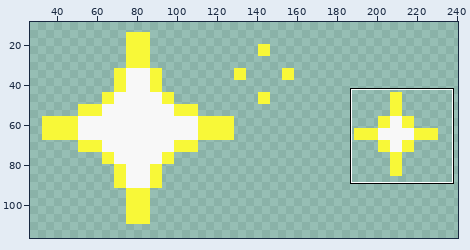
Two states of a sprite sheet, sparklesmall.png. The picture above shows the old version from afar; the outline marks the close-up.
Close-up. As it was:
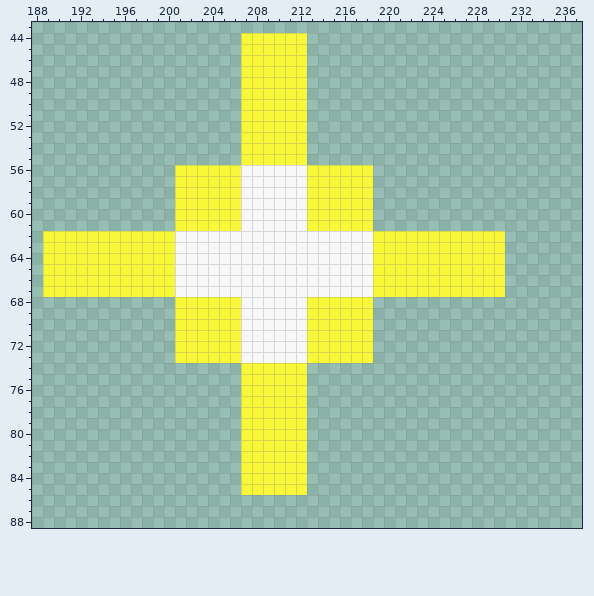
The file is 288x288 pixels. Shown: x 188..237, y 43..88. The old version is drawn lined up with the new one, on the new canvas. The wide view leaves out empty margins. The commit also changed other parts of the picture, which this record leaves out.
After:
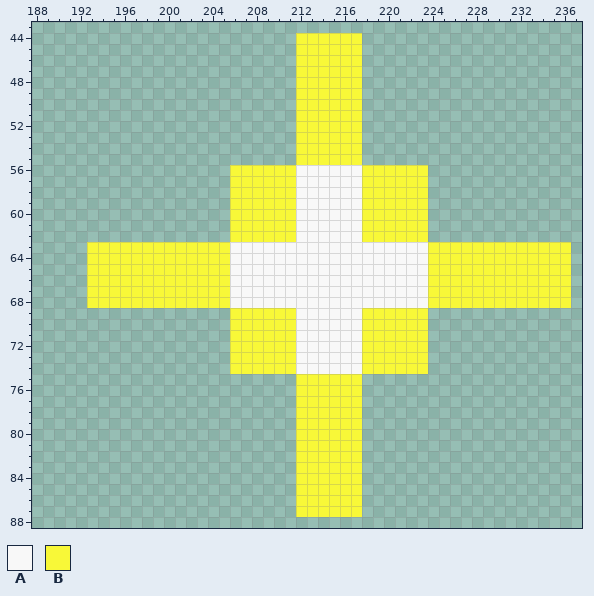
Palette (. is transparent): A #f8f8f8  B #f8f838
From old to new:
canvas 288x288 -> 300x300, the old top-left corner now at 3,-16 (the part of the old canvas that was cut away was empty and is not shown)
@@ x 188..237 @@
 43 ..................................................
-44 ...................BBBBBB.........................
-45 ...................BBBBBB.........................
-46 ...................BBBBBB.........................
-47 ...................BBBBBB.........................
-48 ...................BBBBBB.........................
-49 ...................BBBBBB.........................
-50 ...................BBBBBB.........................
-51 ...................BBBBBB.........................
-52 ...................BBBBBB.........................
-53 ...................BBBBBB.........................
-54 ...................BBBBBB.........................
-55 ...................BBBBBB.........................
-56 .............BBBBBBAAAAAABBBBBB...................
-57 .............BBBBBBAAAAAABBBBBB...................
-58 .............BBBBBBAAAAAABBBBBB...................
-59 .............BBBBBBAAAAAABBBBBB...................
-60 .............BBBBBBAAAAAABBBBBB...................
-61 .............BBBBBBAAAAAABBBBBB...................
-62 .BBBBBBBBBBBBAAAAAAAAAAAAAAAAAABBBBBBBBBBBB.......
-63 .BBBBBBBBBBBBAAAAAAAAAAAAAAAAAABBBBBBBBBBBB.......
-64 .BBBBBBBBBBBBAAAAAAAAAAAAAAAAAABBBBBBBBBBBB.......
-65 .BBBBBBBBBBBBAAAAAAAAAAAAAAAAAABBBBBBBBBBBB.......
-66 .BBBBBBBBBBBBAAAAAAAAAAAAAAAAAABBBBBBBBBBBB.......
-67 .BBBBBBBBBBBBAAAAAAAAAAAAAAAAAABBBBBBBBBBBB.......
-68 .............BBBBBBAAAAAABBBBBB...................
-69 .............BBBBBBAAAAAABBBBBB...................
-70 .............BBBBBBAAAAAABBBBBB...................
-71 .............BBBBBBAAAAAABBBBBB...................
-72 .............BBBBBBAAAAAABBBBBB...................
-73 .............BBBBBBAAAAAABBBBBB...................
-74 ...................BBBBBB.........................
-75 ...................BBBBBB.........................
-76 ...................BBBBBB.........................
-77 ...................BBBBBB.........................
-78 ...................BBBBBB.........................
-79 ...................BBBBBB.........................
-80 ...................BBBBBB.........................
-81 ...................BBBBBB.........................
-82 ...................BBBBBB.........................
-83 ...................BBBBBB.........................
-84 ...................BBBBBB.........................
-85 ...................BBBBBB.........................
-86 ..................................................
-87 ..................................................
+44 ........................BBBBBB....................
+45 ........................BBBBBB....................
+46 ........................BBBBBB....................
+47 ........................BBBBBB....................
+48 ........................BBBBBB....................
+49 ........................BBBBBB....................
+50 ........................BBBBBB....................
+51 ........................BBBBBB....................
+52 ........................BBBBBB....................
+53 ........................BBBBBB....................
+54 ........................BBBBBB....................
+55 ........................BBBBBB....................
+56 ..................BBBBBBAAAAAABBBBBB..............
+57 ..................BBBBBBAAAAAABBBBBB..............
+58 ..................BBBBBBAAAAAABBBBBB..............
+59 ..................BBBBBBAAAAAABBBBBB..............
+60 ..................BBBBBBAAAAAABBBBBB..............
+61 ..................BBBBBBAAAAAABBBBBB..............
+62 ..................BBBBBBAAAAAABBBBBB..............
+63 .....BBBBBBBBBBBBBAAAAAAAAAAAAAAAAAABBBBBBBBBBBBB.
+64 .....BBBBBBBBBBBBBAAAAAAAAAAAAAAAAAABBBBBBBBBBBBB.
+65 .....BBBBBBBBBBBBBAAAAAAAAAAAAAAAAAABBBBBBBBBBBBB.
+66 .....BBBBBBBBBBBBBAAAAAAAAAAAAAAAAAABBBBBBBBBBBBB.
+67 .....BBBBBBBBBBBBBAAAAAAAAAAAAAAAAAABBBBBBBBBBBBB.
+68 .....BBBBBBBBBBBBBAAAAAAAAAAAAAAAAAABBBBBBBBBBBBB.
+69 ..................BBBBBBAAAAAABBBBBB..............
+70 ..................BBBBBBAAAAAABBBBBB..............
+71 ..................BBBBBBAAAAAABBBBBB..............
+72 ..................BBBBBBAAAAAABBBBBB..............
+73 ..................BBBBBBAAAAAABBBBBB..............
+74 ..................BBBBBBAAAAAABBBBBB..............
+75 ........................BBBBBB....................
+76 ........................BBBBBB....................
+77 ........................BBBBBB....................
+78 ........................BBBBBB....................
+79 ........................BBBBBB....................
+80 ........................BBBBBB....................
+81 ........................BBBBBB....................
+82 ........................BBBBBB....................
+83 ........................BBBBBB....................
+84 ........................BBBBBB....................
+85 ........................BBBBBB....................
+86 ........................BBBBBB....................
+87 ........................BBBBBB....................
 88 ..................................................
